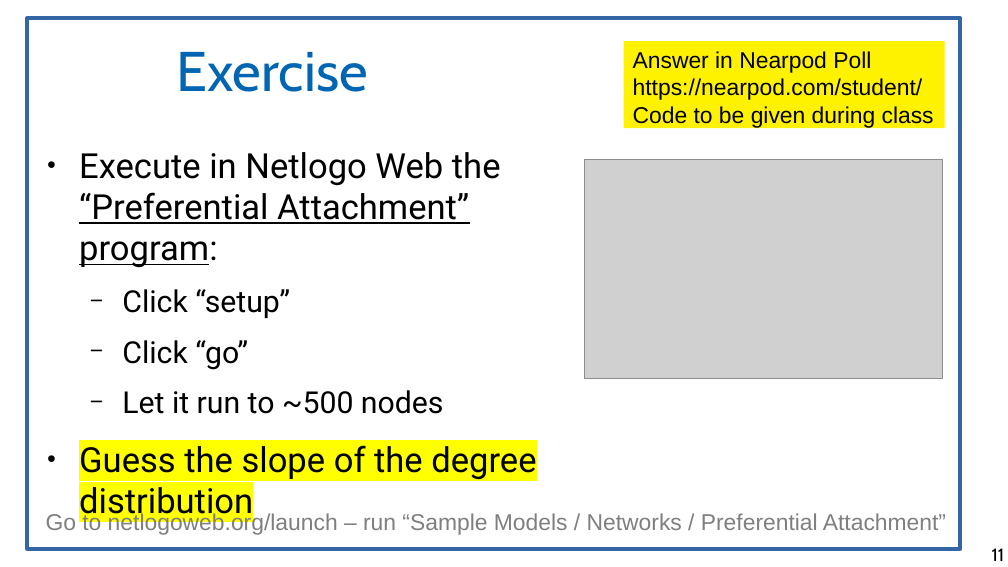
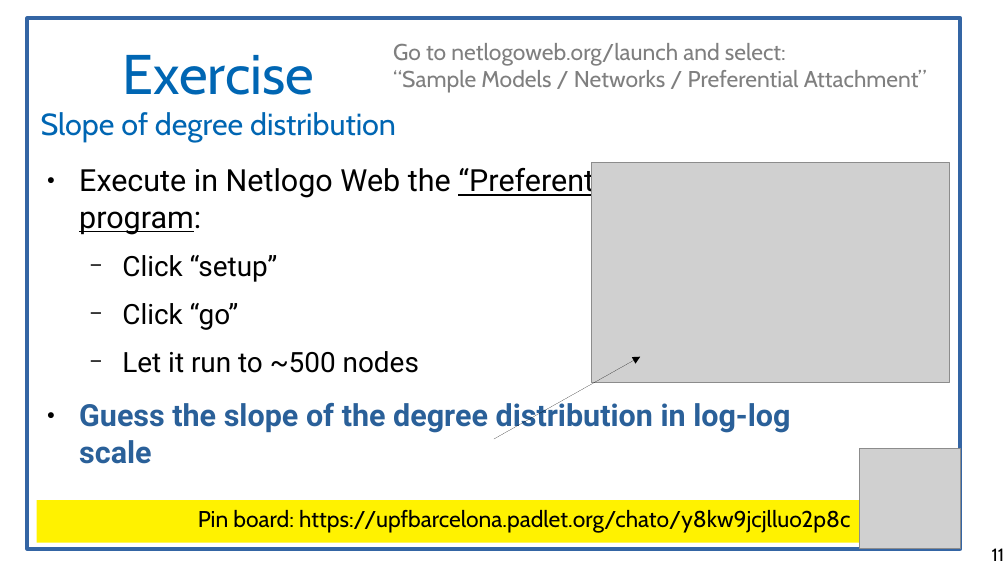
Before and after one commit to chatox/networks-science-course, a slide deck: slide 11 of theory/odp/tt16-preferential_attachment.odp. Drawn at 1008x567 pixels with LibreOffice and Linux fonts; fonts in the diff are those of the drawing; grey boxes stand for pictures. Boxes give left, top, right and bottom in pixels: in the first picture for what was removed or moved away, otherwise in the second. Text is boxed around its words. In the diff, an @@ line names an element or a change of style, - is before the commit and + after.

```diff
--- a/theory/odp/tt16-preferential_attachment.odp
+++ b/theory/odp/tt16-preferential_attachment.odp
@@ title at (41, 55, 396, 142): text changed; size 44 to 24 pt @@
-Exercise
+Exercise
+Slope of degree distribution
@@ text at (393, 43, 927, 93): text changed; font Arial to Cabin @@
-Go to netlogoweb.org/launch – run “Sample Models / Networks / Preferential Attachment”
+Go to netlogoweb.org/launch and select:
+“Sample Models / Networks / Preferential Attachment”
@@ rectangle removed at (624, 41, 945, 128) @@
-Answer in Nearpod Poll
-https://nearpod.com/student/
-Code to be given during class
@@ text "Execute in Netlogo Web the ...": place and size @@
-text "Execute in Netlogo Web the ..." at (79, 152, 536, 480)
+text "Execute in Netlogo Web the ..." at (79, 160, 802, 464)
@@ text at (79, 160, 802, 373): size 27.2 to 24 pt in "Execute in Netlogo Web the “Preferential Attachment” ..."; size 23.8 to 22 pt in "Click “setup”", "Click “go”", "Let it run to ~500 nodes" @@
@@ picture: place and size @@
-picture at (584, 159, 942, 379)
+picture at (592, 163, 949, 382)
@@ arrow added from (494, 439) to (640, 357), #000000 0 pt @@
@@ text at (79, 399, 790, 464): text changed; size 27.2 to 24 pt; text colour #000000 to #2A6099; bold on @@
-● Guess the slope of the degree distribution
+● Guess the slope of the degree distribution in log-log scale
@@ picture added at (860, 448, 960, 549) @@
@@ rectangle added at (37, 500, 860, 543), fill #FFF200, 18 pt, text #000000 @@
+Pin board: https://upfbarcelona.padlet.org/chato/y8kw9jcjlluo2p8c
```
Also in this commit, not shown: 1 other slide changed, 6 other files.
